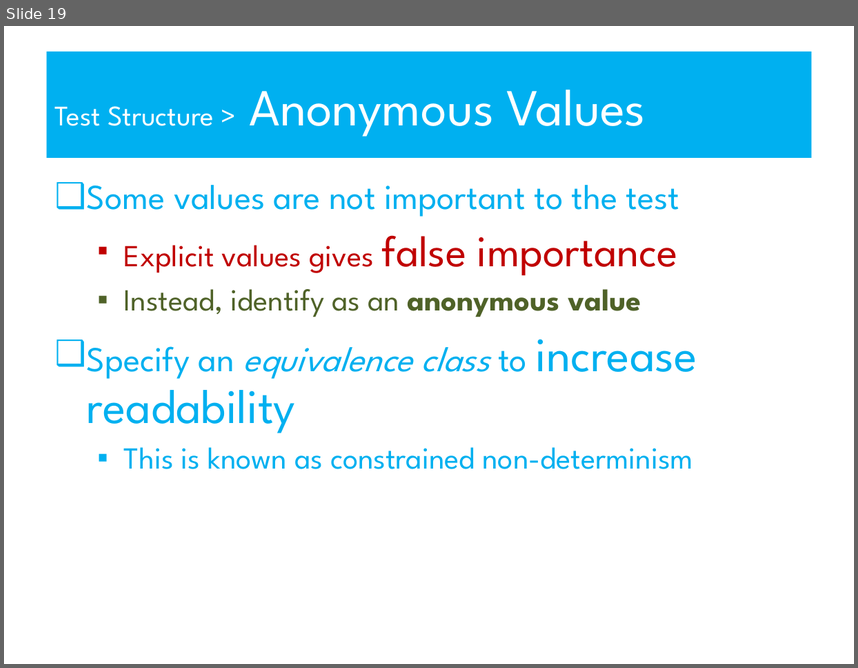
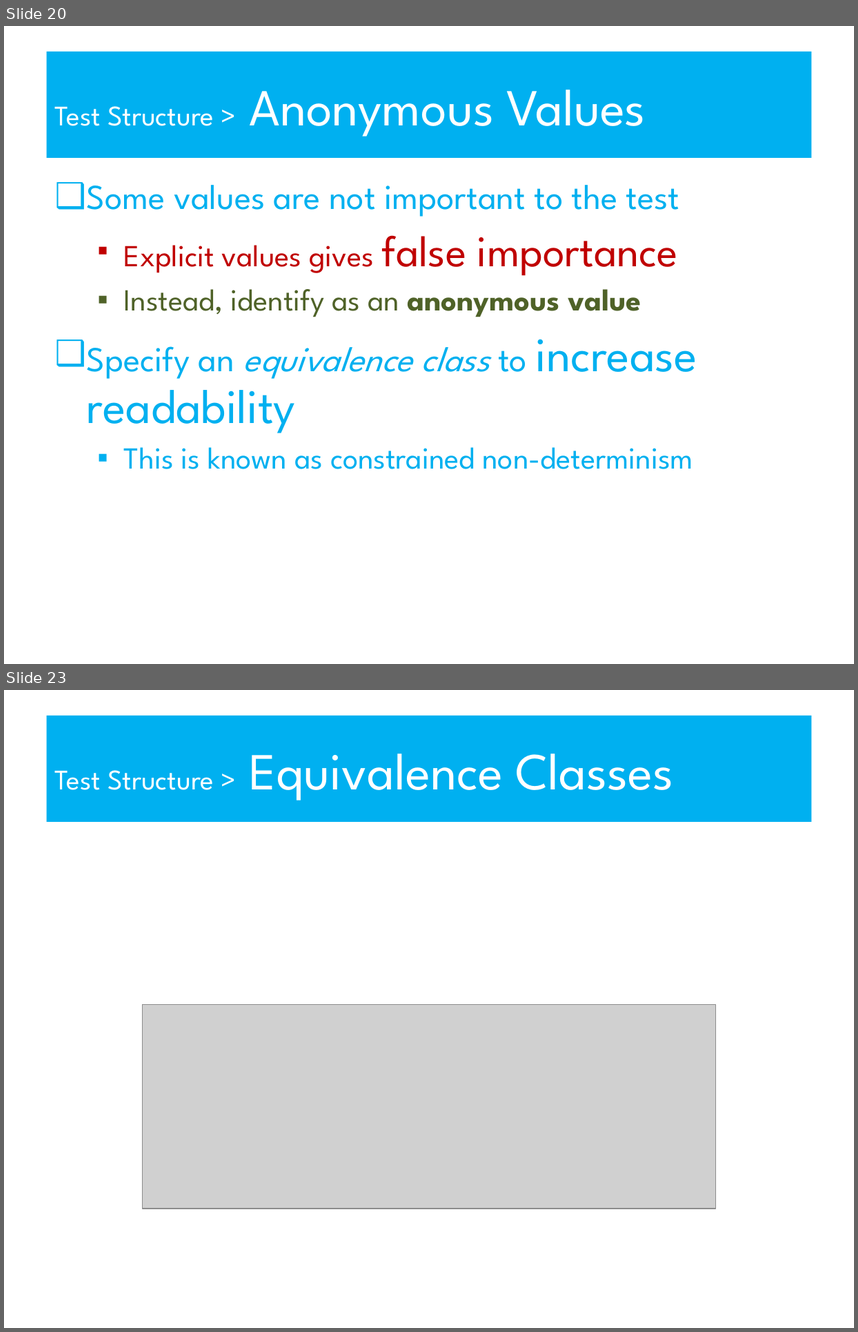
Before and after one commit to robdmoore/TestDataSustainabilityPresentation, a slide deck: Presentation.ppt. Shown one above the other, each under a label of ours: slide 19 before the commit, slides 20 and 23 after it; the slides between them are not shown. The pictures are 858x668 and 858x1332 pixels, drawn with LibreOffice and Linux fonts; fonts in the diff are those of the drawing; grey boxes stand for pictures. Boxes give left, top, right and bottom in pixels: in the first picture for what was removed or moved away, otherwise in the second. Text is boxed around its words. In the diff, an @@ line names an element or a change of style, - is before the commit and + after.

```diff
--- a/Presentation.ppt
+++ b/Presentation.ppt
@@ slide 23 added at (x1=4, y1=690, x2=854, y2=1328), background #FFFFFF @@
@@ title added at (x1=47, y1=716, x2=811, y2=822), fill #00B0F0, 44 pt, text #FFFFFF @@
+Test Structure > Equivalence Classes
@@ picture added at (x1=143, y1=1005, x2=716, y2=1209) @@
@@ what was slide 19 is now slide 20 @@
```
Also in this commit, not shown: 10 slides changed, 2 other slides added, 1 other file.
